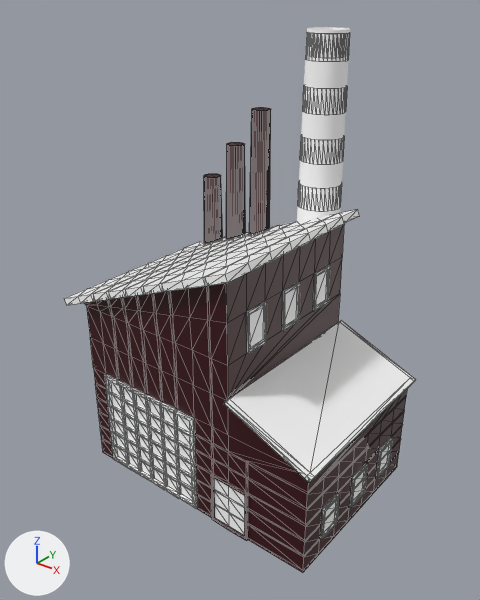
A saved change to the glTF model factory.glb.
Both versions are drawn from a camera (50 mm lens) standing at (8.07, -10.05, 10.48) and looking at (0.0, 0.04, 4.23). Lighting does not change. The marker at lower left points along +X, +Y and +Z. Mesh edges are drawn as thin lines on the coarser meshes. Where no turn or scale is listed for an object, it has been applied to the vertices.
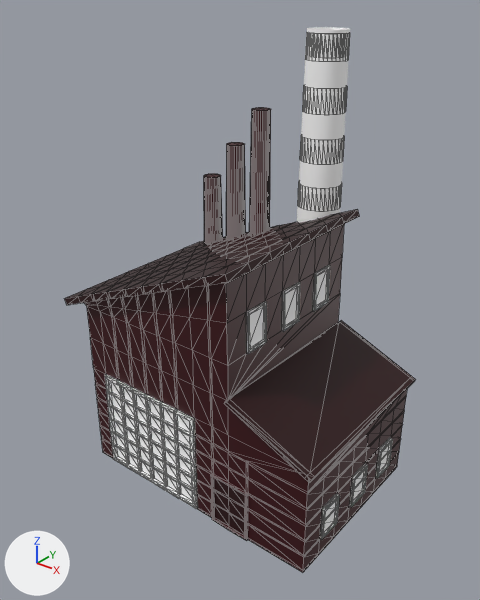
Commit message: Fixed Factory Roof

Patch to the scene script:
```diff
--- a/factory.glb.py
+++ b/factory.glb.py
@@ mat_material_109 @@
 mat_material_109 = principled_material('Material.109')
-mat_material_109.base_color = (1.0, 1.0, 1.0)  # white #ffffff
-mat_material_109.metallic = 1.0
-mat_material_109.roughness = 1.0
+mat_material_109.base_color = (0.022, 0.0, 0.0011)  # black #290004
```

What differs and where, as boxes [x1, y1, x2, y2] in the pictures (480 x 600 px):
'Cube.195', recoloured, surface changed
    both: [64, 209, 416, 536]
